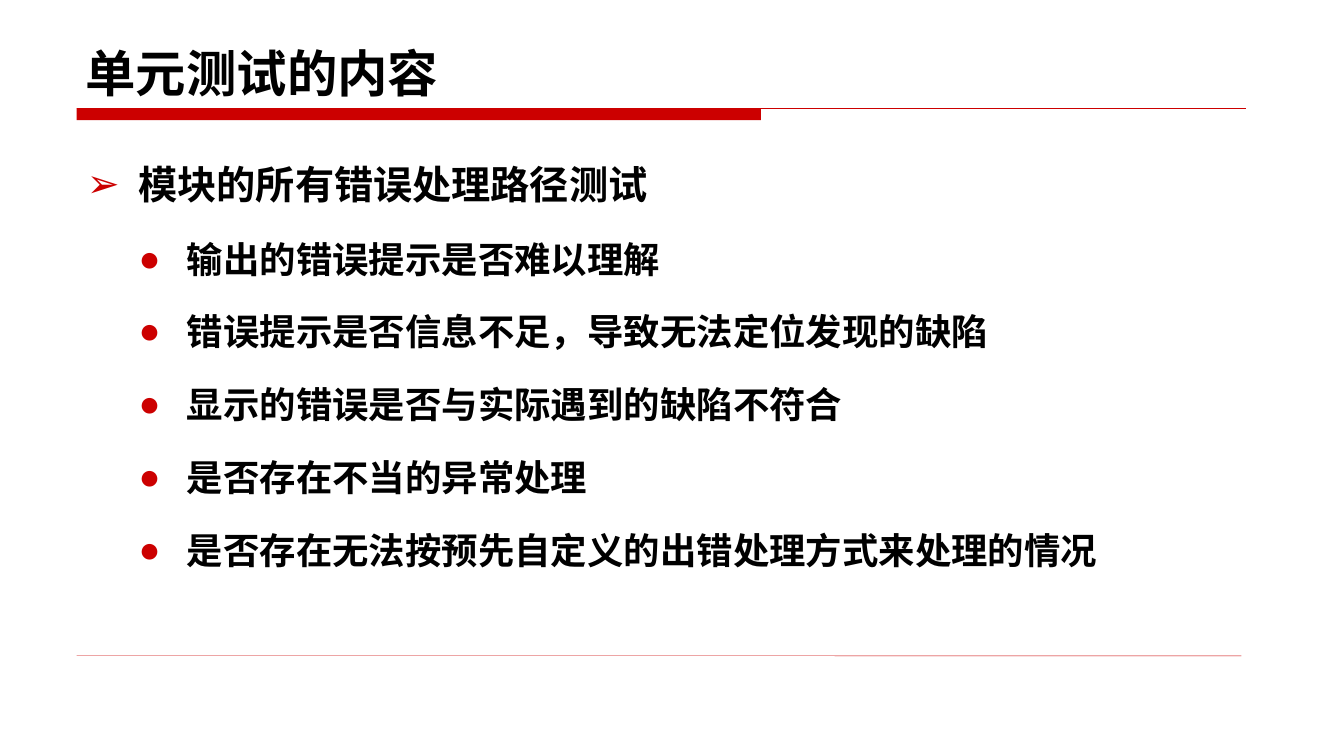
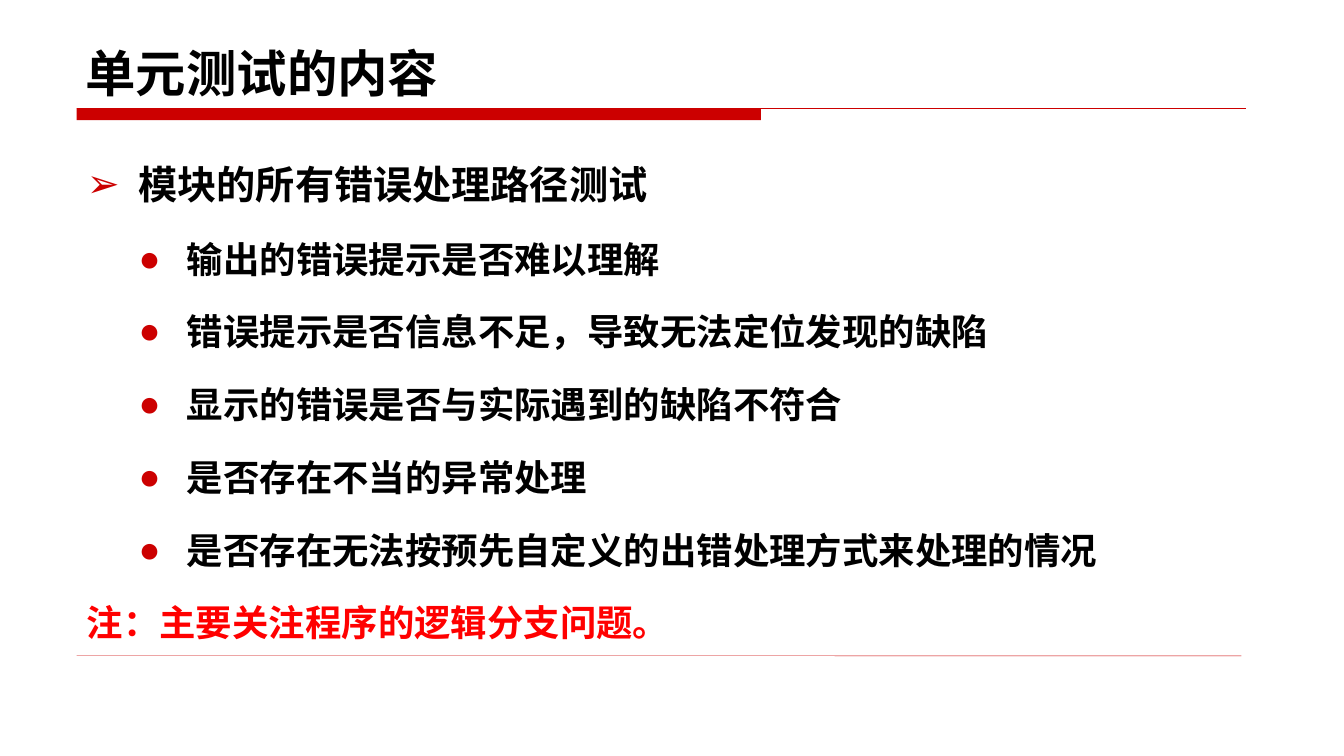
Before and after one commit to edu2act/course-foundation-software-tesing, a slide deck: slide 12 of materials/slides/7.pptx. Drawn at 1344x756 pixels with LibreOffice and Linux fonts; fonts in the diff are those of the drawing. Boxes give left, top, right and bottom in pixels: in the first picture for what was removed or moved away, otherwise in the second. Text is boxed around its words. In the diff, an @@ line names an element or a change of style, - is before the commit and + after.

```diff
--- a/materials/slides/7.pptx
+++ b/materials/slides/7.pptx
@@ text at bbox=[87, 605, 670, 640]: paragraph added @@
+  注：主要关注程序的逻辑分支问题。
```
Also in this commit, not shown: 8 other slides changed, 11 slides added, 1 slide removed, 4 other files.
